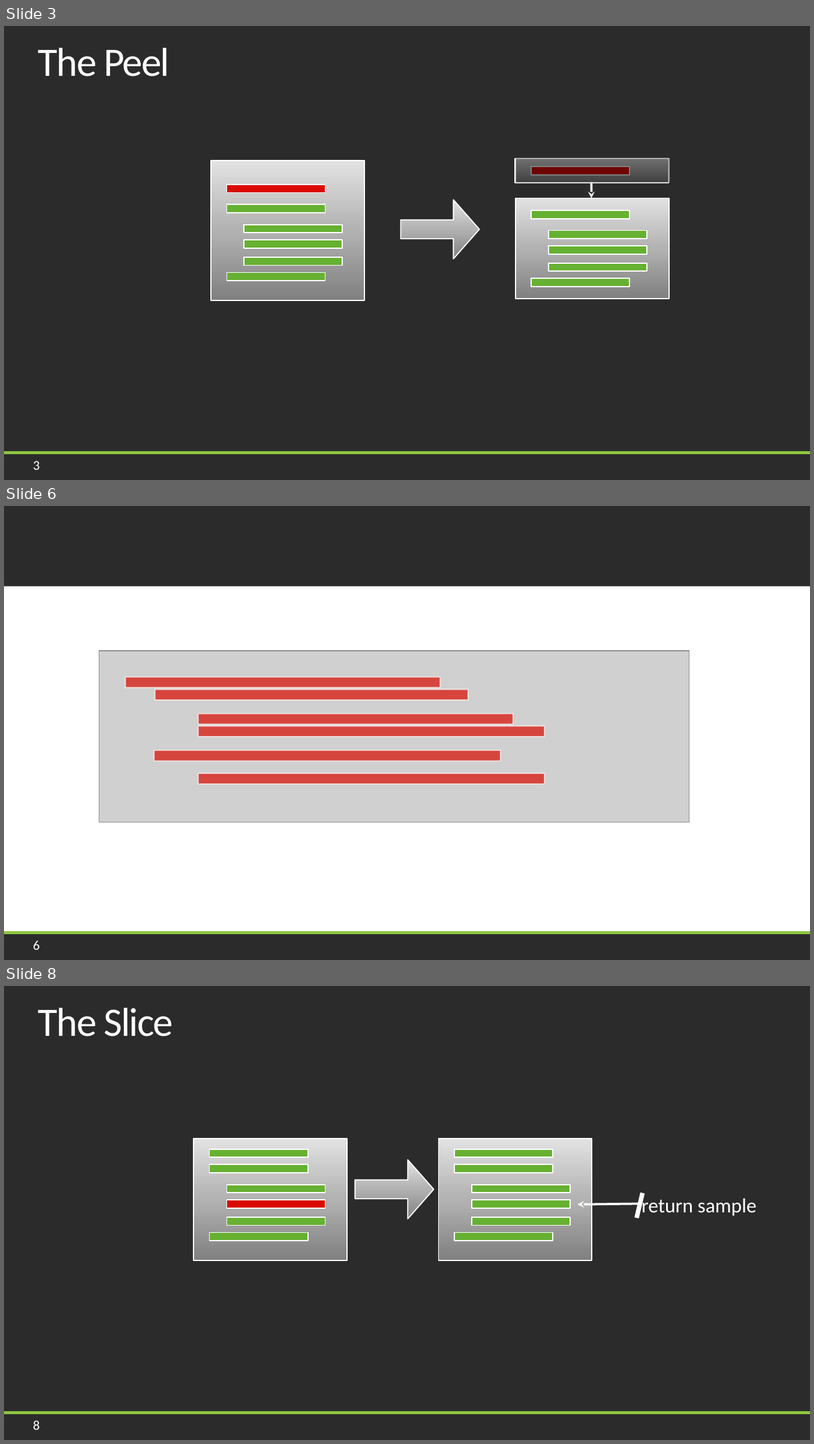
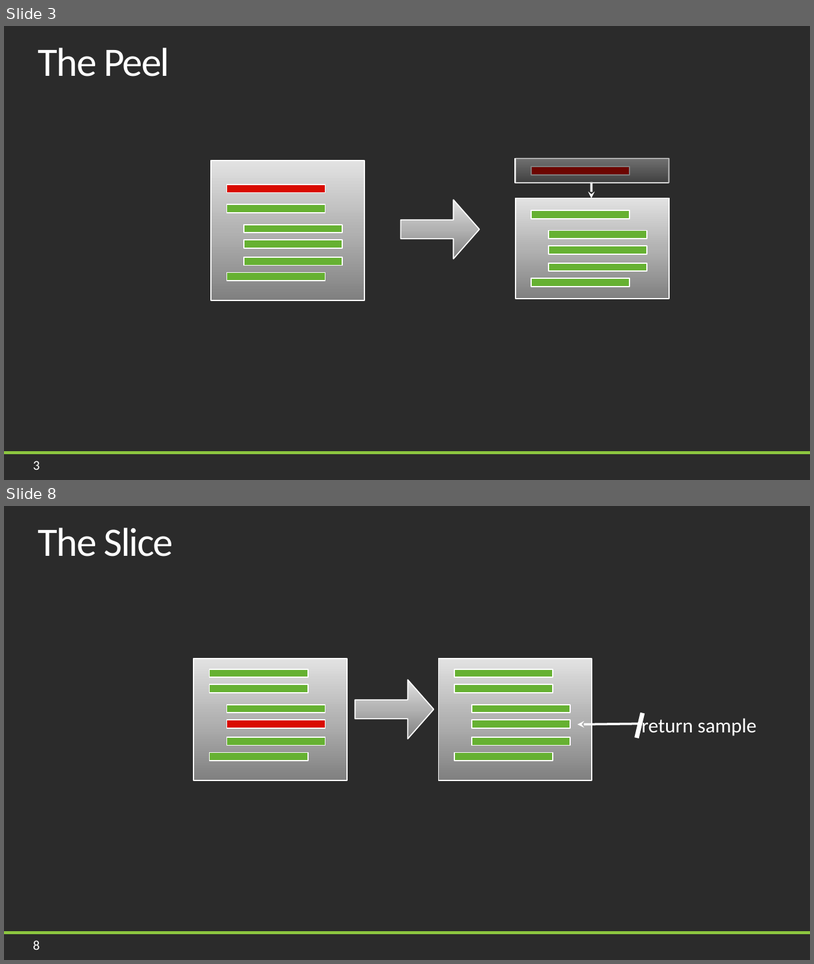
Before and after one commit to jason-kerney/PeelAndSlice, a slide deck: Documents/Slides.pptx. Shown one above the other, each under a label of ours: slides 3, 6 and 8 before the commit, slides 3 and 8 after it; the slides between them are not shown. The pictures are 814x1444 and 814x964 pixels, drawn with LibreOffice and Linux fonts; fonts in the diff are those of the drawing; grey boxes stand for pictures; background and template pictures are left out; a plain dark background stands for a picture behind light text. Boxes give left, top, right and bottom in pixels: in the first picture for what was removed or moved away, otherwise in the second. Text is boxed around its words. In the diff, an @@ line names an element or a change of style, - is before the commit and + after.

```diff
--- a/Documents/Slides.pptx
+++ b/Documents/Slides.pptx
@@ slide 6 removed at (4, 506, 810, 960), background picture (left out); not listed: 2 template elements that a slide beside it also shows @@
@@ rectangle removed at (4, 586, 810, 932) @@
@@ picture removed at (99, 651, 689, 822) @@
@@ rectangle removed at (126, 677, 441, 687) @@
@@ rectangle removed at (155, 689, 468, 700) @@
@@ rectangle removed at (198, 713, 513, 724) @@
@@ rectangle removed at (198, 726, 545, 736) @@
@@ rectangle removed at (154, 750, 501, 761) @@
@@ rectangle removed at (198, 773, 545, 783) @@
```
Also in this commit, not shown: 3 slides added, 2 other slides removed.
